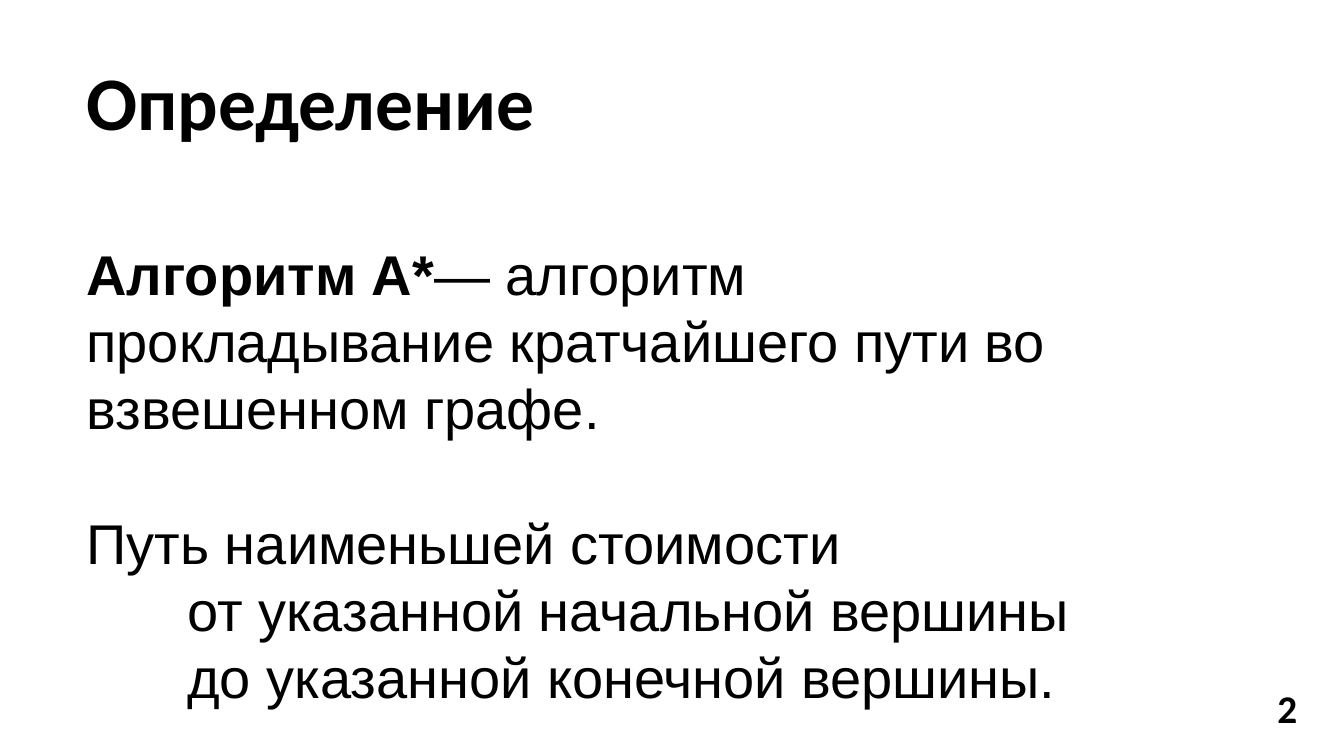
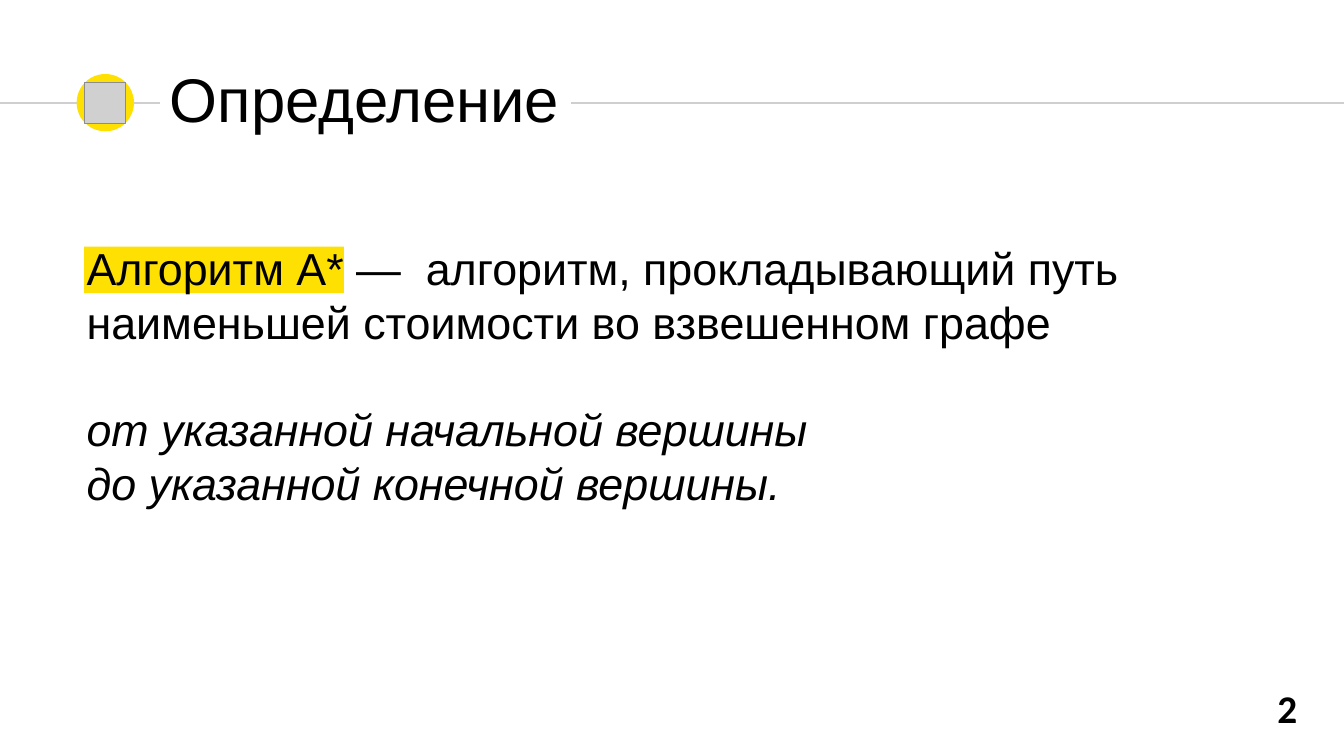
Before and after one commit to donsko1/Algorythm-A-star, a slide deck: slide 2 of Алгоритм А.pptx. Drawn at 1344x756 pixels with LibreOffice and Linux fonts; fonts in the diff are those of the drawing; grey boxes stand for pictures. Boxes give left, top, right and bottom in pixels: in the first picture for what was removed or moved away, otherwise in the second. Text is boxed around its words. In the diff, an @@ line names an element or a change of style, - is before the commit and + after.

```diff
--- a/Алгоритм А.pptx
+++ b/Алгоритм А.pptx
@@ text "Определение": place and size @@
-text "Определение" at <box>87,80,535,143</box>
+text "Определение" at <box>170,79,559,134</box>
@@ text "Определение" at <box>170,79,559,134</box>: size 54 to 44 pt, font Calibri to Arial, bold off @@
@@ group added at <box>0,74,1344,131</box>: 2 lines, 1 ellipse, 1 picture @@
@@ rectangle added at <box>84,247,344,293</box>, fill #FEE002 @@
@@ text at <box>87,251,1118,348</box>: text changed; size 40 to 32 pt @@
-Алгоритм А*— алгоритм прокладывание кратчайшего пути во взвешенном графе.
-Путь наименьшей стоимости
+Алгоритм А* — алгоритм, прокладывающий путь наименьшей стоимости во взвешенном графе
@@ text at <box>87,413,807,509</box>: size 40 to 32 pt, italic on in "от указанной начальной вершины", "до указанной конечной вершины." @@
```
Also in this commit, not shown: 10 other slides changed, 12 slides added, 3 slides removed, 11 other files.
